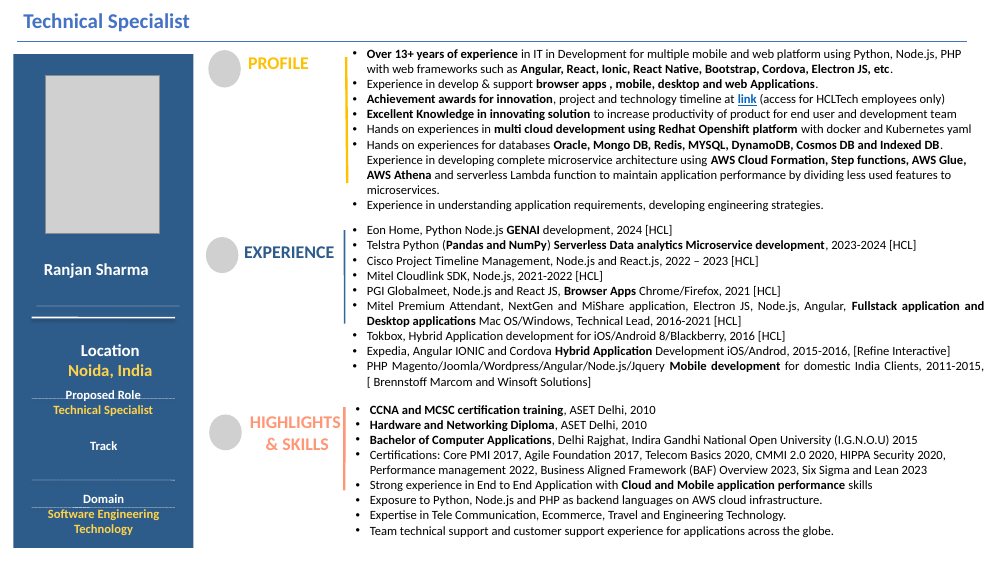
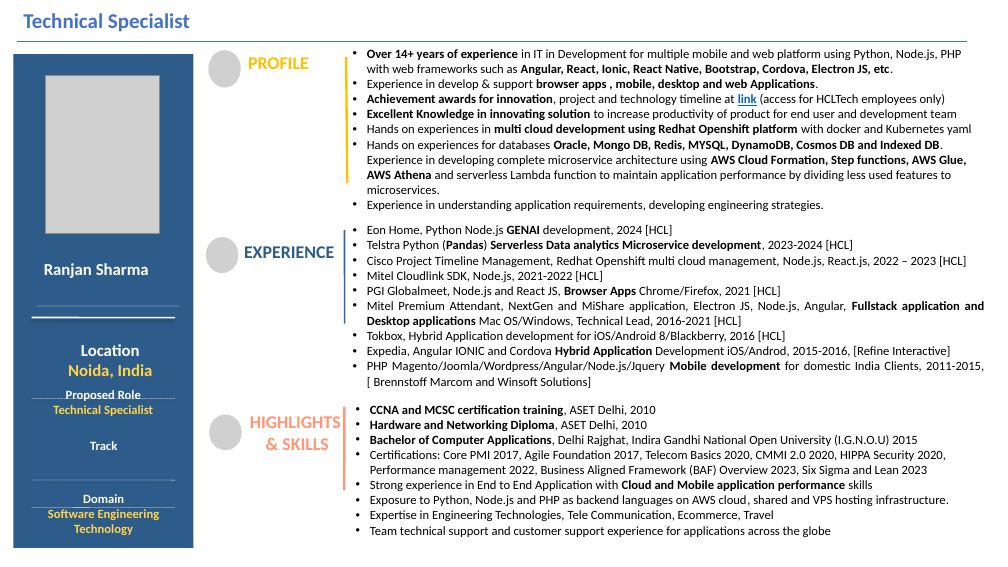
Before and after one commit to githcldev/node-refresh, a slide deck: slide 1 of p/pro/Ranjan-Sharma-Profile.pptx. Drawn at 1008x567 pixels with LibreOffice and Linux fonts; fonts in the diff are those of the drawing; grey boxes stand for pictures. Boxes give left, top, right and bottom in pixels: in the first picture for what was removed or moved away, otherwise in the second. Text is boxed around its words. In the diff, an @@ line names an element or a change of style, - is before the commit and + after.

Commit message:
Update profile

```diff
--- a/p/pro/Ranjan-Sharma-Profile.pptx
+++ b/p/pro/Ranjan-Sharma-Profile.pptx
@@ text at [367, 49, 962, 75]: text changed @@
-• Over 13+ years of experience in IT in Development for multiple mobile and web platform using Python, Node.js, PHP with web frameworks such as Angular, React, Ionic, React Native, Bootstrap, Cordova, Electron JS, etc.
+• Over 14+ years of experience in IT in Development for multiple mobile and web platform using Python, Node.js, PHP with web frameworks such as Angular, React, Ionic, React Native, Bootstrap, Cordova, Electron JS, etc.
@@ text at [367, 240, 967, 267]: text changed @@
-• Telstra Python (Pandas and NumPy) Serverless Data analytics Microservice development, 2023-2024 [HCL]
-• Cisco Project Timeline Management, Node.js and React.js, 2022 – 2023 [HCL]
+• Telstra Python (Pandas) Serverless Data analytics Microservice development, 2023-2024 [HCL]
+• Cisco Project Timeline Management, Redhat Openshift multi cloud management, Node.js, React.js, 2022 – 2023 [HCL]
@@ text at [370, 495, 949, 537]: text changed @@
-• Exposure to Python, Node.js and PHP as backend languages on AWS cloud infrastructure.
-• Expertise in Tele Communication, Ecommerce, Travel and Engineering Technology.
-• Team technical support and customer support experience for applications across the globe.
+• Exposure to Python, Node.js and PHP as backend languages on AWS cloud, shared and VPS hosting infrastructure.
+• Expertise in Engineering Technologies, Tele Communication, Ecommerce, Travel
+• Team technical support and customer support experience for applications across the globe
```
